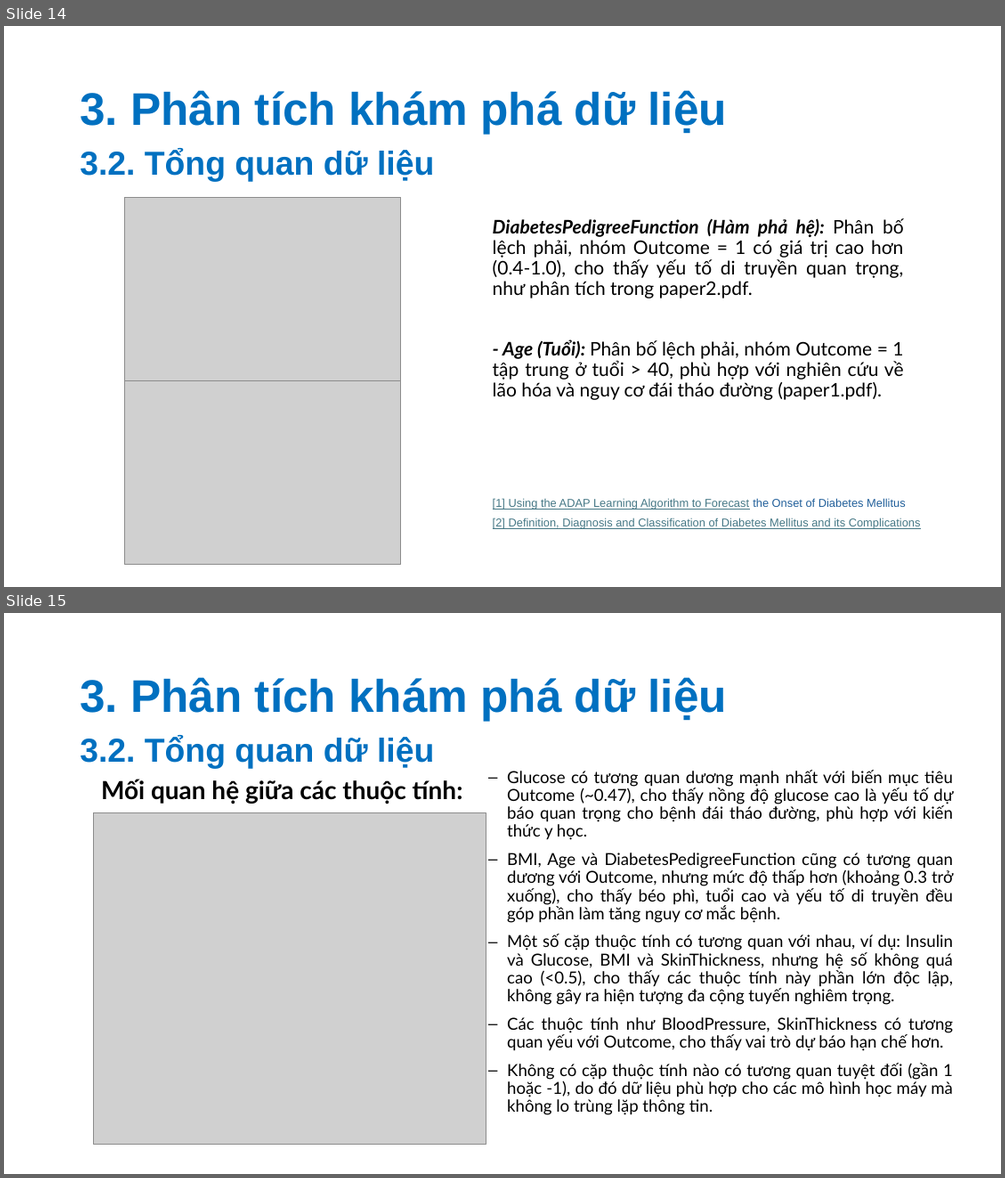
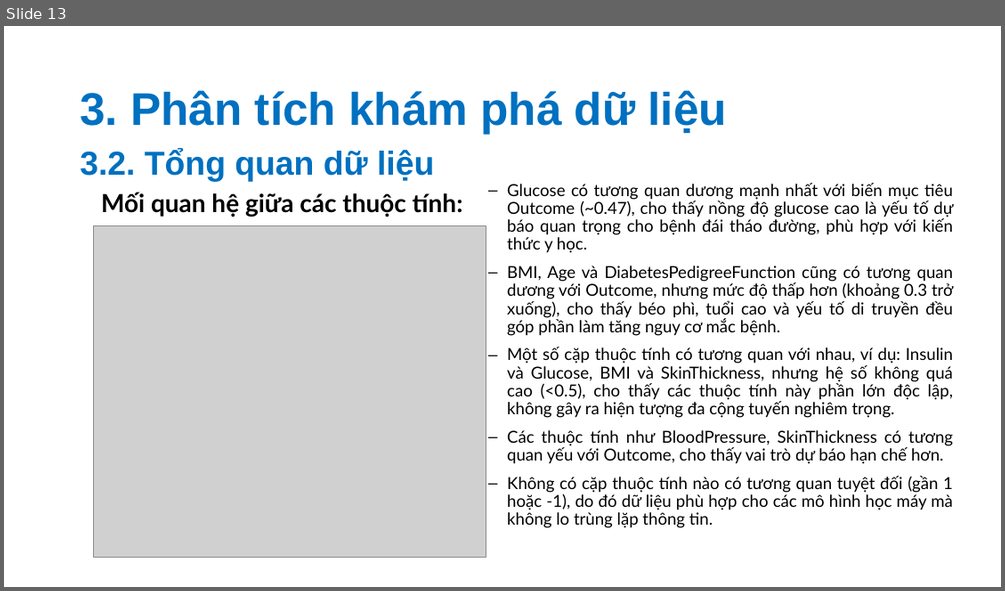
Before and after one commit to nvhao100604/PTDL_2025, a slide deck: BT3/slide/Phân tích khám phá về bệnh đái tháo đường.pptx. Shown one above the other, each under a label of ours: slides 14 and 15 before the commit, slide 13 after it. The pictures are 1005x1178 and 1005x591 pixels, drawn with LibreOffice and Linux fonts; fonts in the diff are those of the drawing; grey boxes stand for pictures. Boxes give left, top, right and bottom in pixels: in the first picture for what was removed or moved away, otherwise in the second. Text is boxed around its words. In the diff, an @@ line names an element or a change of style, - is before the commit and + after.

```diff
--- a/BT3/slide/Phân tích khám phá về bệnh đái tháo đường.pptx
+++ b/BT3/slide/Phân tích khám phá về bệnh đái tháo đường.pptx
@@ slide 14 removed at (x1=4, y1=26, x2=1001, y2=587), background #FFFFFF @@
@@ title removed at (x1=80, y1=90, x2=727, y2=134) @@
-3. Phân tích khám phá dữ liệu
@@ text removed at (x1=80, y1=149, x2=434, y2=182) @@
-3.2. Tổng quan dữ liệu
@@ picture removed at (x1=125, y1=197, x2=401, y2=381) @@
@@ text removed at (x1=493, y1=218, x2=904, y2=400) @@
-DiabetesPedigreeFunction (Hàm phả hệ): Phân bố lệch phải, nhóm Outcome = 1 có giá trị cao hơn (0.4-1.0), cho thấy yếu tố di truyền quan trọng, như phân tích trong paper2.pdf.
-- Age (Tuổi): Phân bố lệch phải, nhóm Outcome = 1 tập trung ở tuổi > 40, phù hợp với nghiên cứu về lão hóa và nguy cơ đái tháo đường (paper1.pdf).
@@ picture removed at (x1=125, y1=380, x2=401, y2=564) @@
@@ text removed at (x1=493, y1=498, x2=921, y2=529) @@
-[1] Using the ADAP Learning Algorithm to Forecast the Onset of Diabetes Mellitus
-[2] Definition, Diagnosis and Classification of Diabetes Mellitus and its Complications
@@ what was slide 15 is now slide 13 @@
```
Also in this commit, not shown: 4 slides changed, 1 other slide removed.
